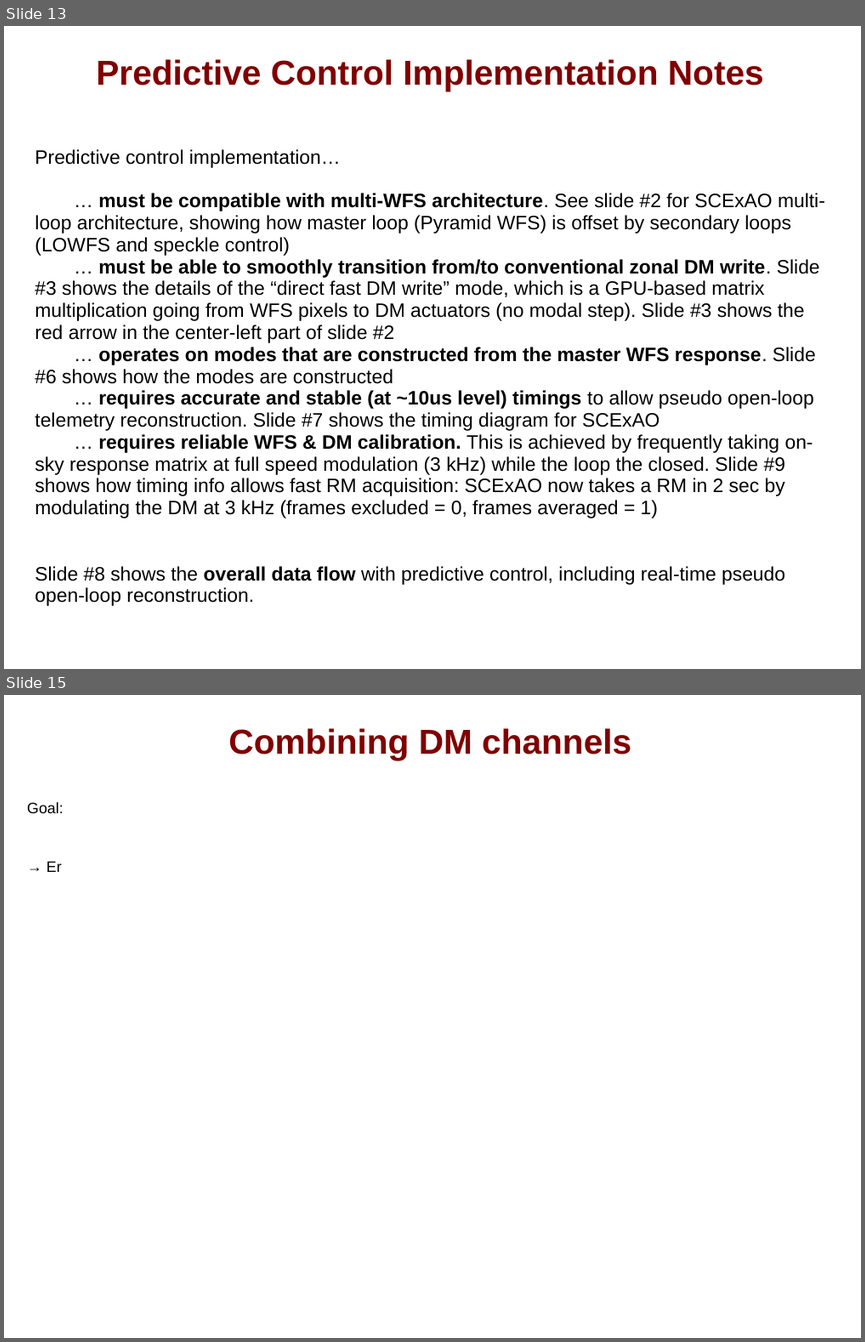
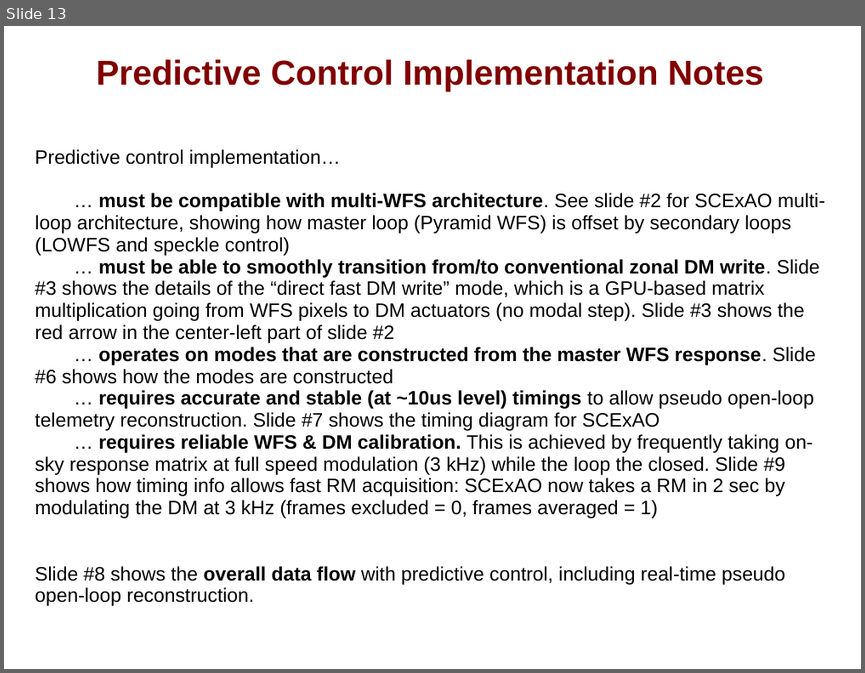
Before and after one commit to oguyon/Cfits, a slide deck: src/AOloopControl/doc/AOloopControl_figs.ppt. Shown one above the other, each under a label of ours: slides 13 and 15 before the commit, slide 13 after it; the slides between them are not shown. The pictures are 865x1342 and 865x673 pixels, drawn with LibreOffice and Linux fonts; fonts in the diff are those of the drawing. Boxes give left, top, right and bottom in pixels: in the first picture for what was removed or moved away, otherwise in the second. Text is boxed around its words. In the diff, an @@ line names an element or a change of style, - is before the commit and + after.

```diff
--- a/src/AOloopControl/doc/AOloopControl_figs.ppt
+++ b/src/AOloopControl/doc/AOloopControl_figs.ppt
@@ slide 15 removed at bbox=[4, 695, 861, 1338], background #FFFFFF @@
@@ title removed at bbox=[228, 728, 631, 760] @@
-Combining DM channels
@@ text removed at bbox=[27, 802, 64, 813] @@
-Goal:
@@ text removed at bbox=[46, 861, 62, 872] @@
-→ Er
```
Also in this commit, not shown: 1 slide changed, 6 slides added, 4 other files.
